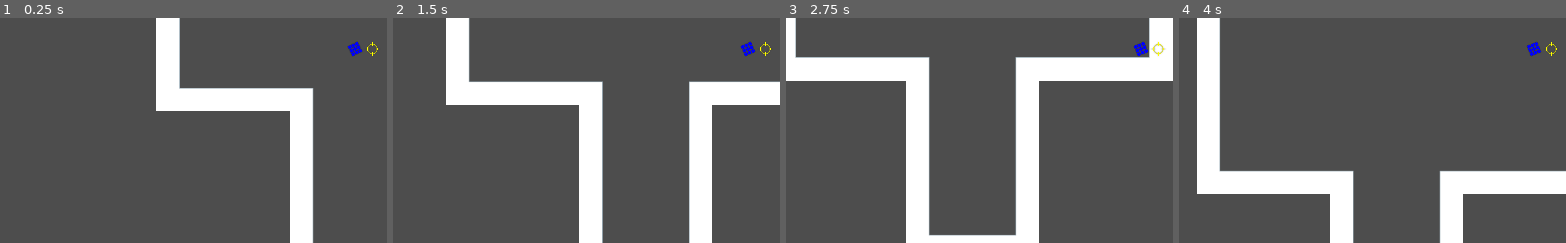
Above: before the commit, frames 1-4 (left to right).
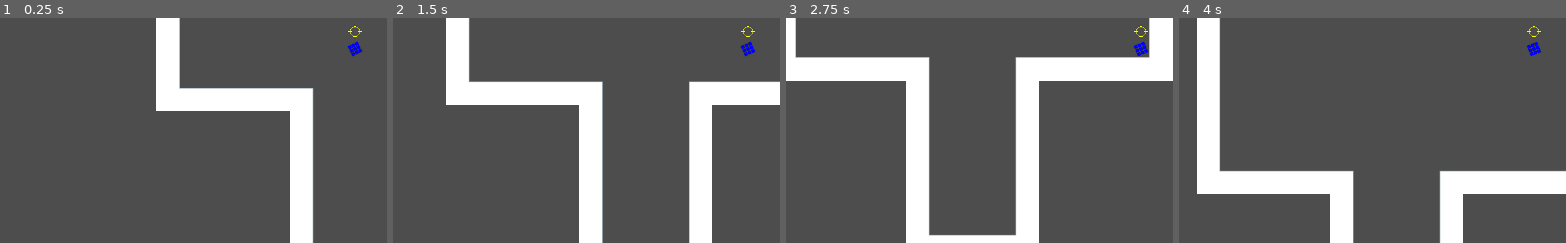
Above: after the commit, the same moments.

Repository: sebszczec/Bambo
Game: Godot game, scene res://scenes/world.tscn
Same seed, same stepped clock (60 frames per second), same inputs: the game is played once before the commit and once after it.
Inputs:
- Up to frame 1 (0.25 s): no input
- Up to frame 2 (1.5 s): tap Enter at 0.5 s; hold Right (ui_right) 0.53-1.28 s; hold Down (ui_down) from 1.28 s (still down)
- Up to frame 3 (2.75 s): tap Space at 2 s; release Down (ui_down) at 2.03 s; hold Right (ui_right) from 2.03 s (still down)
- Up to frame 4 (4 s): release Right (ui_right) at 2.78 s; hold Up (ui_up) 2.78-3.53 s; hold Left (ui_left) from 3.53 s (still down)
The pictures show only the part of the screen within x 2-52%, y 43-93%; the shares and areas given below are measured in that part.

The runs differ from the first frame. In frame 1, less than 0.1% of the frame differs, in the area x 89-98%, y 3-17%; in frame 2, less than 0.1%; in frame 3, 0.1%; in frame 4, less than 0.1%.

Commit message:
aiming fixed

Diff:
--- a/project.godot
+++ b/project.godot
@@ -37,22 +37,22 @@
 ]
 }
 ui_aim_left={
-"deadzone": 0.1,
+"deadzone": 0.3,
 "events": [Object(InputEventJoypadMotion,"resource_local_to_scene":false,"resource_name":"","device":-1,"axis":2,"axis_value":-1.0,"script":null)
 ]
 }
 ui_aim_right={
-"deadzone": 0.1,
+"deadzone": 0.3,
 "events": [Object(InputEventJoypadMotion,"resource_local_to_scene":false,"resource_name":"","device":-1,"axis":2,"axis_value":1.0,"script":null)
 ]
 }
 ui_aim_up={
-"deadzone": 0.1,
+"deadzone": 0.3,
 "events": [Object(InputEventJoypadMotion,"resource_local_to_scene":false,"resource_name":"","device":-1,"axis":3,"axis_value":-1.0,"script":null)
 ]
 }
 ui_aim_down={
-"deadzone": 0.1,
+"deadzone": 0.3,
 "events": [Object(InputEventJoypadMotion,"resource_local_to_scene":false,"resource_name":"","device":-1,"axis":3,"axis_value":1.0,"script":null)
 ]
 }
--- a/scripts/Player.gd
+++ b/scripts/Player.gd
@@ -18,6 +18,7 @@
 
 var sateliteAngle = 0
 var playerAngle = 0
+var playerRotationDirection = 1
 var direction = Vector2(0, 0)
 var calculatedMaxVelocity = PlayerMaxVelocity
 var calculatedAcceleration = PlayerAcceleration
@@ -47,11 +48,13 @@
 	if Input.is_action_just_pressed("ui_accelerate"):
 		calculatedMaxVelocity = PlayerMaxVelocity * TurboFactor
 		calculatedAcceleration = PlayerAcceleration * TurboFactor
+		playerRotationDirection = -2
 		return
 
 	if Input.is_action_just_released("ui_accelerate"):
 		calculatedMaxVelocity = PlayerMaxVelocity
 		calculatedAcceleration = PlayerAcceleration
+		playerRotationDirection = 1
 
 
 func calculateVelocity():
@@ -65,19 +68,19 @@
 
 
 func calculateSatelitePosition(delta):
-	#sateliteAngle = sateliteAngle + SateliteRotationSpeed * delta
-	#satelite.position.x = SateliteRadius * cos(sateliteAngle)
-	#satelite.position.y = SateliteRadius * sin(sateliteAngle)
-
 	aim_vector.x = Input.get_axis("ui_aim_left", "ui_aim_right")
 	aim_vector.y = Input.get_axis("ui_aim_up", "ui_aim_down")
 	aim_angle = atan2(aim_vector.y, aim_vector.x)
+
+	if (aim_vector.x == 0 and aim_vector.y == 0):
+		return
+
 	satelite.position.x = SateliteRadius * cos(aim_angle)
 	satelite.position.y = SateliteRadius * sin(aim_angle)
 
 
 func calculatePlayerRotation(delta):
-	playerAngle = playerAngle + PlayerRotationSpeed * delta
+	playerAngle = playerAngle + PlayerRotationSpeed * playerRotationDirection * delta
 	mainBody.rotation = -playerAngle
 
 
